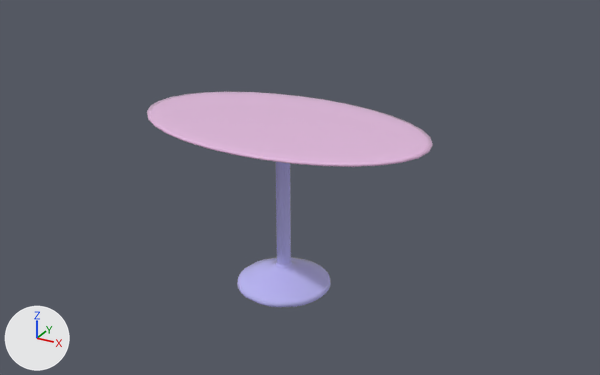
An edit to the FBX model Import/Kitchen/PK_Table.fbx, drawn before and after from the same camera.
The view is the same before and after, from a 50 mm camera at (1.91, -3.29, 2.2) aimed at (0.06, 0.07, 0.52). The axes (+X, +Y, +Z) are drawn at lower left. The lights are the same throughout. Where no turn or scale is listed for an object, it has been applied to the vertices.
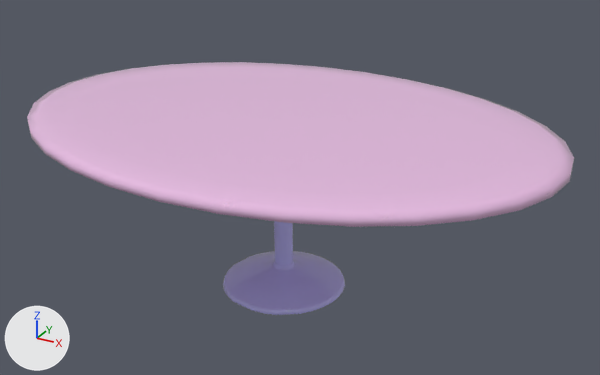
Pixel boxes [x1, y1, x2, y2] of what changed, in the pictures (600 x 375 px; the box of a moved part takes in the faces that stretch with it):
'Object001', reshaped (91% wider, 18% taller): before [147, 92, 433, 307]; after [27, 62, 574, 315]
part 1 of me_mesh, moved or reshaped: before [147, 92, 433, 167]; after [27, 62, 574, 227]
part 2 of me_mesh, moved or reshaped: before [237, 162, 331, 307]; after [223, 221, 345, 315]

What changed in the scene script:
```text
Change me_mesh:
    where me_mesh.from_pydata(...)  # 1665 vertices, 3308 faces; spans x -0.747..0.747, y -0.439..0.439, z -0.017..0.875
    used by ob_object001; location = (0.0, 0.0, 0.0)
    me_mesh part 1: the loose piece of 482 vertices spanning x -0.747..0.747, y -0.439..0.439, z 0.858..0.875 is scaled about its middle by (1.82, 2.21, 4.2)
    me_mesh part 2: the loose piece of 1183 vertices spanning x -0.246..0.246, y -0.246..0.246, z -0.017..0.859 is scaled about its middle by (1.3, 1.3, 1)
```
